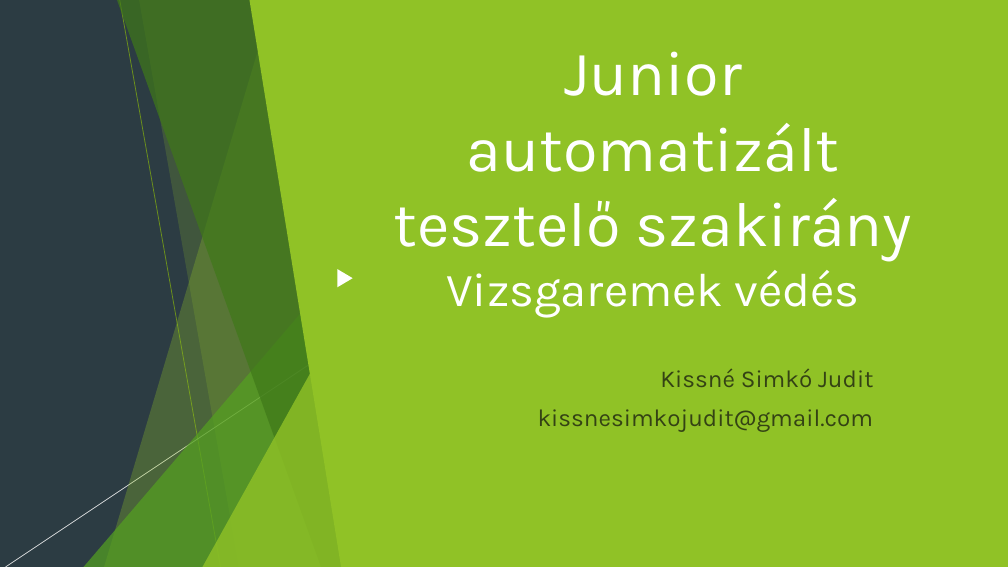
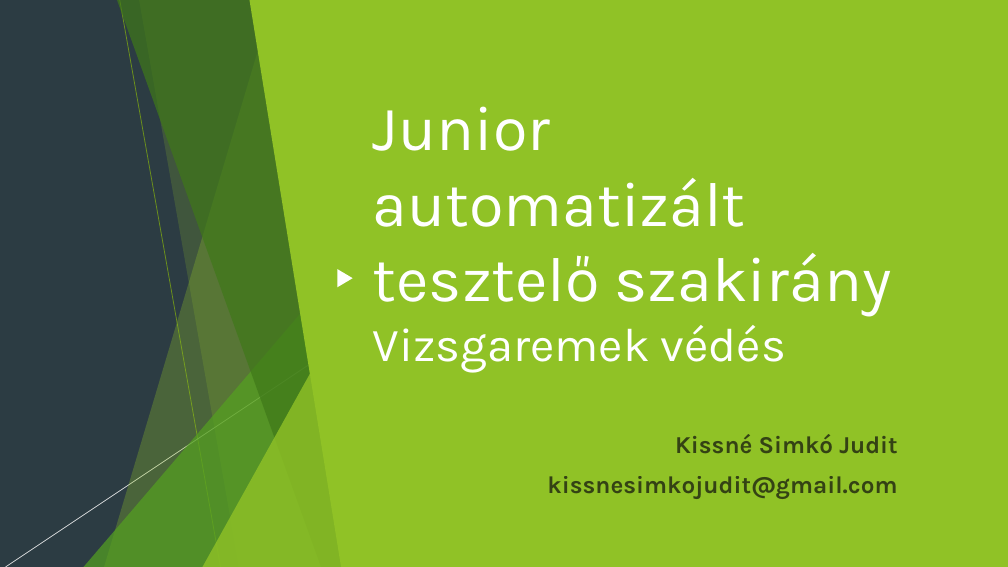
Before and after one commit to ksj-123/conduit, a slide deck: slide 1 of docs/Conduit_prez.pptx. Drawn at 1008x567 pixels with LibreOffice and Linux fonts; fonts in the diff are those of the drawing. Boxes give left, top, right and bottom in pixels: in the first picture for what was removed or moved away, otherwise in the second. Text is boxed around its words. In the diff, an @@ line names an element or a change of style, - is before the commit and + after.

```diff
--- a/docs/Conduit_prez.pptx
+++ b/docs/Conduit_prez.pptx
@@ title "Junior automatizált tesztelő szakirány Vizsgaremek ...": place and size @@
-title "Junior automatizált tesztelő szakirány Vizsgaremek ..." at box(394, 51, 913, 318)
+title "Junior automatizált tesztelő szakirány Vizsgaremek ..." at box(373, 106, 892, 373)
@@ title "Junior automatizált tesztelő szakirány Vizsgaremek ..." at box(373, 106, 892, 373): alignment centre to left @@
@@ subtitle "Kissné Simkó Judit": place and size @@
-subtitle "Kissné Simkó Judit" at box(538, 369, 874, 432)
+subtitle "Kissné Simkó Judit" at box(547, 434, 897, 499)
@@ subtitle "Kissné Simkó Judit" at box(547, 434, 897, 499): bold on @@
```
Also in this commit, not shown: 1 other slide changed, 3 other files.
